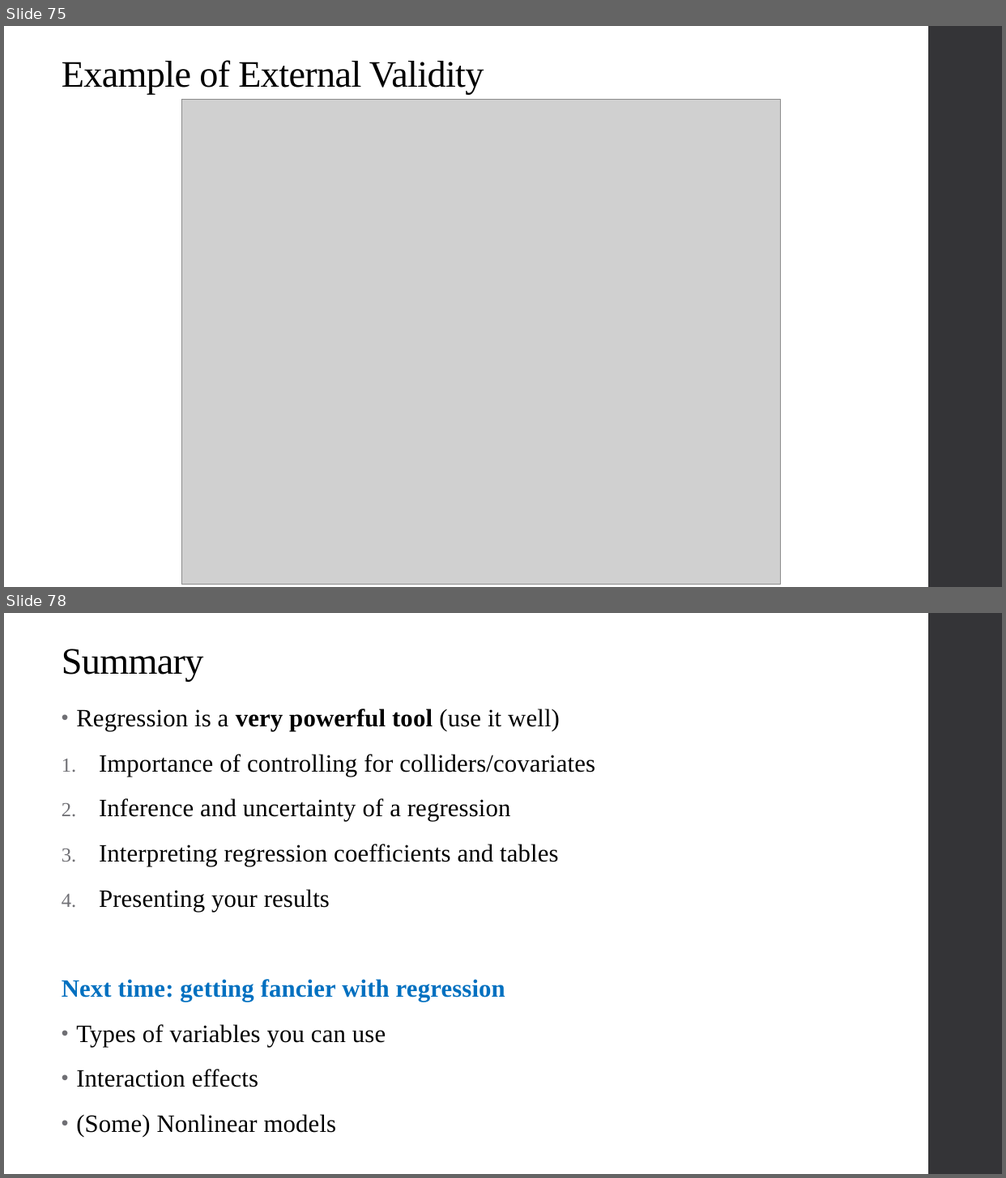
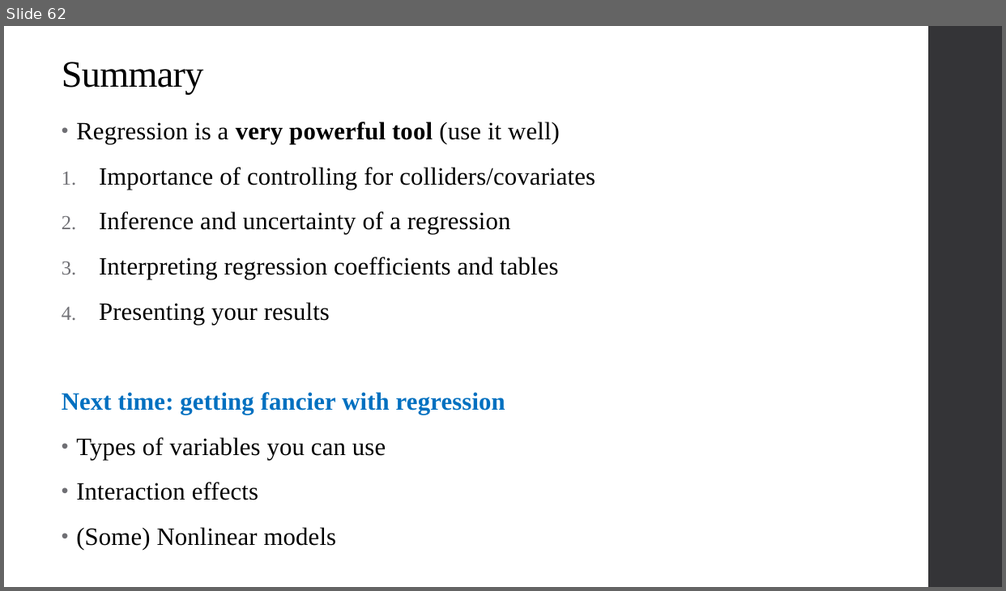
Before and after one commit to alex-hoagland/HAD5744, a slide deck: Lecture03_MultivariateOLS1/Lecture3_MultivariateOLS.pptx. Shown one above the other, each under a label of ours: slides 75 and 78 before the commit, slide 62 after it; the slides between them are not shown. The pictures are 1006x1178 and 1006x591 pixels, drawn with LibreOffice and Linux fonts; fonts in the diff are those of the drawing; grey boxes stand for pictures. Boxes give left, top, right and bottom in pixels: in the first picture for what was removed or moved away, otherwise in the second. Text is boxed around its words. In the diff, an @@ line names an element or a change of style, - is before the commit and + after.

```diff
--- a/Lecture03_MultivariateOLS1/Lecture3_MultivariateOLS.pptx
+++ b/Lecture03_MultivariateOLS1/Lecture3_MultivariateOLS.pptx
@@ slide 75 removed at <box>4,26,1002,587</box>, background #FFFFFF; not listed: 1 template element that a slide beside it also shows @@
@@ title removed at <box>62,60,484,95</box> @@
-Example of External Validity
@@ picture removed at <box>182,100,781,584</box> @@
@@ what was slide 78 is now slide 62 @@
```
Also in this commit, not shown: 15 other slides removed, 3 other files.
